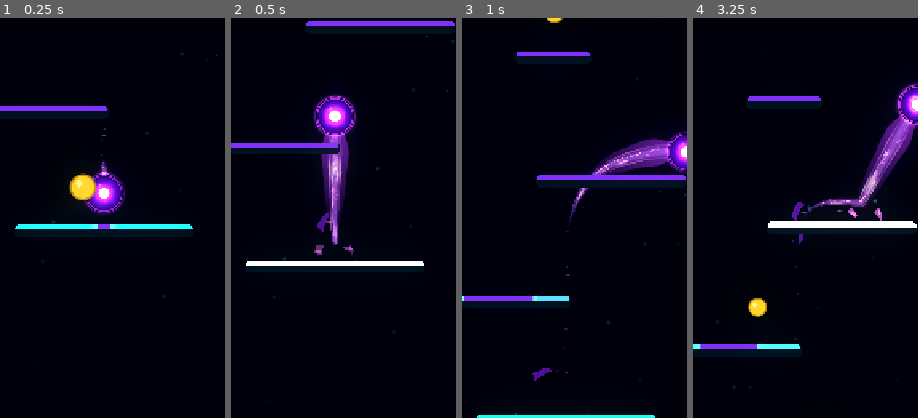
Above: before the commit, frames 1-4 (left to right).
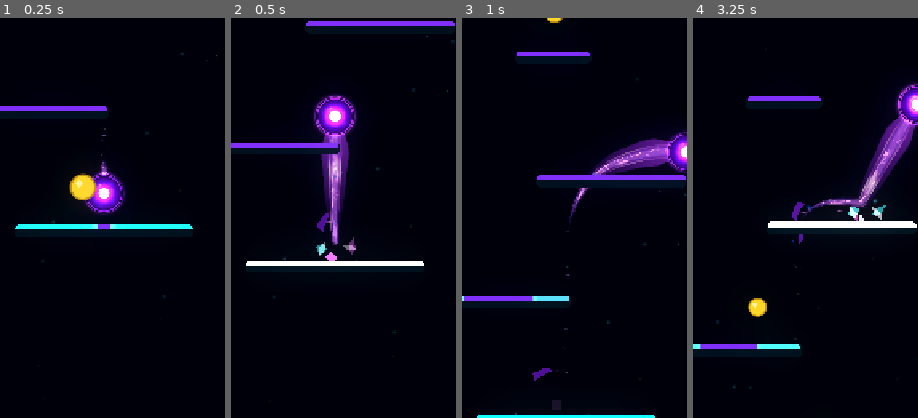
Above: after the commit, the same moments.

Repository: Kryodo/TowerJump
Game: Godot game, scene res://scenes/main.tscn
The game is run twice, just before and just after one commit, with the same random seed, the same clock (stepped at 60 frames per second) and the same inputs.
Inputs (mouse positions are % of the whole screen's width and height, from its top left):
- Up to frame 1 (0.25 s): no input
- Up to frame 2 (0.5 s): no input
- Up to frame 3 (1 s): move the mouse to (72, 45) at 0.52 s; hold Right (ui_right) from 0.53 s (still down); click (72, 45) at 0.67 s
- Up to frame 4 (3.25 s): release Right (ui_right) at 1.25 s; drag from (30, 55) to (47, 31) at 1.27 s; click "Nochmal spielen" at 2 s; move the mouse to (60, 28) at 2.77 s; hold Right (ui_right) from 2.78 s (still down)
The pictures show only the part of the screen within x 27-77%, y 31-81%; the shares and areas given below are measured in that part.

Frame 1 is identical in both runs. In frame 2, 0.3% of the frame differs, in the area x 36-56%, y 54-61%; in frame 3, 0.1%; in frame 4, 0.3%.

Commit message:
Integrate landing shards with platform energy response

Diff:
--- a/scripts/ball_trail.gd
+++ b/scripts/ball_trail.gd
@@ -43,6 +43,7 @@
 var _surface_burst_clock: float = 0.0
 var _shed_sequence: int = 0
 var _detached_shed_fragments: Array[Dictionary] = []
+var _landing_surface_streaks: Array[Dictionary] = []
 var _surface_fragment_material: ShaderMaterial
 var _landing_impact_material: CanvasItemMaterial
 var _visual_rng := RandomNumberGenerator.new()
@@ -309,6 +310,7 @@
 	_update_energy_pulse(delta)
 	_update_landing_response(delta)
 	_update_detached_shed_fragments(delta)
+	_update_landing_surface_streaks(delta)
 	_update_energy_filaments(delta)
 	_update_rim_breath()
 	_update_particle_emitters(current_world_position, movement, distance_from_trail)
@@ -973,15 +975,13 @@
 	)
 
 	_spawn_landing_contact_snap(contact_position, world_root)
+	_spawn_landing_surface_streaks(event, contact_position)
 
 	# Leave capacity for the existing larger surface-fragment burst if many
 	# detached fragments are still alive.
 	if _detached_shed_fragments.size() >= 32:
 		return
 
-	# Four or five larger shards give every clean contact a readable burst
-	# without turning the landing into a screen-filling explosion.
-	var shard_count: int = _visual_rng.randi_range(4, 5)
 	var momentum_scale: float = 1.0
 	var speed_limit_value: Variant = event.ball.get("max_horizontal_speed")
 	if speed_limit_value != null:
@@ -992,17 +992,26 @@
 		1.0
 	)
 	var vertical_kick: float = clampf(absf(event.vertical_velocity) * 0.025, 0.0, 28.0)
+	# Rotate the color sequence each time, but guarantee a mix of three related
+	# hues across the burst instead of leaving all pieces the same color.
+	var color_offset: int = _visual_rng.randi_range(0, 2)
+	var shard_count: int = _visual_rng.randi_range(5, 6)
 
 	for shard_index in range(shard_count):
 		var side: float = -1.0 if shard_index % 2 == 0 else 1.0
-		var shard_size: float = _visual_rng.randf_range(4.8, 7.4)
+		var is_lingerer: bool = shard_index >= 4
+		var shard_size: float = (
+			_visual_rng.randf_range(8.2, 11.2)
+			if is_lingerer
+			else _visual_rng.randf_range(6.6, 9.4)
+		)
 		var is_square: bool = _visual_rng.randf() < 0.22
 		var shard := Polygon2D.new()
 		shard.name = "LandingImpactSquare" if is_square else "LandingImpactShard"
 		shard.z_as_relative = false
 		shard.z_index = 1
 		shard.material = _landing_impact_material
-		shard.scale = Vector2.ONE * 0.78
+		shard.scale = Vector2.ONE * (0.74 if is_lingerer else 0.82)
 
 		var polygon := PackedVector2Array()
 		if is_square:
@@ -1016,14 +1025,42 @@
 			polygon.append(Vector2(shard_size * 1.55, -shard_size * 0.02))
 			polygon.append(Vector2(-shard_size * 0.10, shard_size * 0.46))
 		shard.polygon = polygon
-		shard.color = _landing_impact_color(false).lightened(
-			0.18 if is_square else 0.0
-		)
-
-		var velocity := Vector2(
-			side * _visual_rng.randf_range(92.0, 142.0) + horizontal_bias * 52.0,
-			-_visual_rng.randf_range(66.0, 106.0) - vertical_kick
-		)
+		shard.color = _landing_impact_shard_color(
+			(shard_index + color_offset) % 3
+		).lightened(0.14 if is_square else 0.0)
+
+		var velocity: Vector2
+		var lifetime: float
+		var angular_velocity: float
+		var fade_start_fraction: float
+		var scale_from: float
+		var scale_to: float
+		var scale_in_fraction: float
+		if is_lingerer:
+			# These larger pieces drift up slowly and hang in the air after the
+			# sharp impact shards are already gone.
+			velocity = Vector2(
+				side * _visual_rng.randf_range(18.0, 42.0) + horizontal_bias * 24.0,
+				-_visual_rng.randf_range(22.0, 42.0) - vertical_kick * 0.55
+			)
+			lifetime = _visual_rng.randf_range(0.62, 0.82)
+			angular_velocity = _visual_rng.randf_range(-3.2, 3.2)
+			fade_start_fraction = _visual_rng.randf_range(0.46, 0.56)
+			scale_from = 0.74
+			scale_to = 1.10
+			scale_in_fraction = 0.48
+		else:
+			velocity = Vector2(
+				side * _visual_rng.randf_range(96.0, 145.0) + horizontal_bias * 56.0,
+				-_visual_rng.randf_range(72.0, 112.0) - vertical_kick
+			)
+			lifetime = _visual_rng.randf_range(0.30, 0.40)
+			angular_velocity = _visual_rng.randf_range(-10.0, 10.0)
+			fade_start_fraction = 0.18
+			scale_from = 0.82
+			scale_to = 1.12
+			scale_in_fraction = 0.52
+
 		var heading: float = atan2(velocity.y, velocity.x)
 		world_root.add_child(shard)
 		shard.global_position = contact_position
@@ -1032,13 +1069,13 @@
 			"node": shard,
 			"velocity": velocity,
 			"age": 0.0,
-			"lifetime": _visual_rng.randf_range(0.30, 0.40),
-			"angular_velocity": _visual_rng.randf_range(-10.0, 10.0),
+			"lifetime": lifetime,
+			"angular_velocity": angular_velocity,
 			"base_alpha": _visual_rng.randf_range(0.92, 1.0),
-			"fade_start_fraction": 0.18,
-			"scale_from": 0.78,
-			"scale_to": 1.12,
-			"scale_in_fraction": 0.52
+			"fade_start_fraction": fade_start_fraction,
+			"scale_from": scale_from,
+			"scale_to": scale_to,
+			"scale_in_fraction": scale_in_fraction
 		})
 
 
@@ -1051,7 +1088,7 @@
 	snap.z_as_relative = false
 	snap.z_index = 1
 	snap.material = _landing_impact_material
-	snap.color = _landing_impact_color(true)
+	snap.color = _landing_contact_snap_color()
 	snap.scale = Vector2.ONE * 0.62
 	# A long, sharp contact cut with a taller centre gives the landing a
 	# readable hit point; it expands a little before fading instead of blinking.
@@ -1085,10 +1122,130 @@
 	})
 
 
-func _landing_impact_color(is_snap: bool) -> Color:
+func _landing_contact_snap_color() -> Color:
+	# The impact point is the brightest neutral-cyan highlight, visually tying
+	# ball energy to the platform's activated cyan edge.
+	return Color(1.05, 1.68, 1.98, 1.0)
+
+
+func _landing_impact_shard_color(color_role: int) -> Color:
 	if visual_palette == 1:
-		return Color(1.42, 0.88, 1.95, 1.0) if is_snap else Color(1.02, 0.38, 1.48, 1.0)
-	return Color(0.92, 1.62, 2.05, 1.0) if is_snap else Color(0.34, 0.98, 1.62, 1.0)
+		match color_role:
+			0:
+				return Color(1.02, 0.38, 1.48, 1.0) # comet violet
+			1:
+				return Color(0.16, 1.02, 1.56, 1.0) # platform cyan
+			_:
+				return Color(1.24, 0.98, 1.82, 1.0) # pale violet-white
+	match color_role:
+		0:
+			return Color(0.34, 0.72, 1.62, 1.0) # electric blue
+		1:
+			return Color(0.16, 1.02, 1.56, 1.0) # platform cyan
+		_:
+			return Color(0.82, 1.45, 1.88, 1.0) # pale cyan-white
+
+
+func _spawn_landing_surface_streaks(
+	event: LandingEvent,
+	contact_position: Vector2
+) -> void:
+	var platform := event.platform
+	if platform == null or not is_instance_valid(platform):
+		return
+	if _landing_surface_streaks.size() >= 12:
+		return
+
+	var width_value: Variant = platform.get("width")
+	var width_scale_value: Variant = platform.get("width_scale")
+	var height_value: Variant = platform.get("height")
+	if width_value == null or height_value == null:
+		return
+	var platform_width: float = float(width_value)
+	var width_scale: float = float(width_scale_value) if width_scale_value != null else 1.0
+	var half_width: float = platform_width * width_scale * 0.5
+	var local_contact: Vector2 = platform.to_local(contact_position)
+	var edge_margin: float = 5.0
+	var available_left: float = maxf(local_contact.x + half_width - edge_margin, 0.0)
+	var available_right: float = maxf(half_width - local_contact.x - edge_margin, 0.0)
+	var local_top_y: float = -float(height_value) * 0.5 + 1.5
+	var streak_specs: Array[Dictionary] = [
+		{"direction": -1.0, "distance": minf(available_left, 48.0)},
+		{"direction": 1.0, "distance": minf(available_right, 48.0)}
+	]
+
+	for spec in streak_specs:
+		var travel_distance: float = float(spec["distance"])
+		if travel_distance < 6.0:
+			continue
+
+		var streak := Line2D.new()
+		streak.name = "LandingSurfaceEnergyStreak"
+		streak.z_as_relative = true
+		streak.z_index = 5
+		streak.width = 3.6
+		streak.antialiased = true
+		streak.joint_mode = Line2D.LINE_JOINT_ROUND
+		streak.begin_cap_mode = Line2D.LINE_CAP_ROUND
+		streak.end_cap_mode = Line2D.LINE_CAP_ROUND
+		streak.material = _landing_impact_material
+
+		var gradient := Gradient.new()
+		gradient.set_color(0, Color(1.05, 1.72, 1.98, 0.98))
+		gradient.set_color(1, Color(0.04, 0.82, 1.44, 0.82))
+		streak.gradient = gradient
+		streak.add_point(Vector2.ZERO)
+		streak.add_point(Vector2.ZERO)
+		platform.add_child(streak)
+		streak.position = Vector2(local_contact.x, local_top_y)
+		streak.set_point_position(0, Vector2.ZERO)
+		streak.set_point_position(1, Vector2.ZERO)
+		_landing_surface_streaks.append({
+			"line": streak,
+			"age": 0.0,
+			"lifetime": 0.27,
+			"grow_duration": 0.115,
+			"travel_distance": travel_distance,
+			"direction": float(spec["direction"]),
+			"base_width": 3.6
+		})
+
+
+func _update_landing_surface_streaks(delta: float) -> void:
+	for index in range(_landing_surface_streaks.size() - 1, -1, -1):
+		var streak_data: Dictionary = _landing_surface_streaks[index]
+		var streak := streak_data.get("line") as Line2D
+		if not is_instance_valid(streak):
+			_landing_surface_streaks.remove_at(index)
+			continue
+
+		var age: float = float(streak_data["age"]) + delta
+		var lifetime: float = float(streak_data["lifetime"])
+		var grow_duration: float = float(streak_data["grow_duration"])
+		var growth: float = smoothstep(
+			0.0, maxf(grow_duration, 0.001), minf(age, grow_duration)
+		)
+		var travel_distance: float = float(streak_data["travel_distance"])
+		var direction: float = float(streak_data["direction"])
+		streak.set_point_position(
+			1,
+			Vector2(direction * travel_distance * growth, 0.0)
+		)
+
+		var progress: float = clampf(age / maxf(lifetime, 0.001), 0.0, 1.0)
+		var fade: float = 1.0 - smoothstep(0.34, 1.0, progress)
+		streak.modulate = Color(1.0, 1.0, 1.0, fade)
+		streak.width = float(streak_data["base_width"]) * lerpf(
+			1.0, 0.52, smoothstep(0.0, 1.0, progress)
+		)
+
+		streak_data["age"] = age
+		if age >= lifetime:
+			streak.queue_free()
+			_landing_surface_streaks.remove_at(index)
+		else:
+			_landing_surface_streaks[index] = streak_data
+
 
 func _update_detached_shed_fragments(delta: float) -> void:
 	for fragment_index in range(_detached_shed_fragments.size() - 1, -1, -1):
